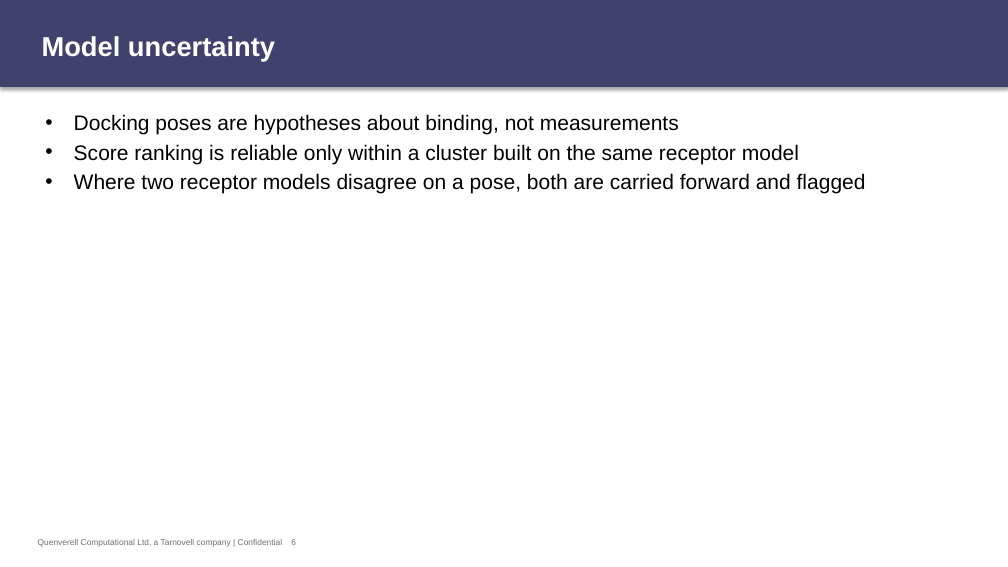
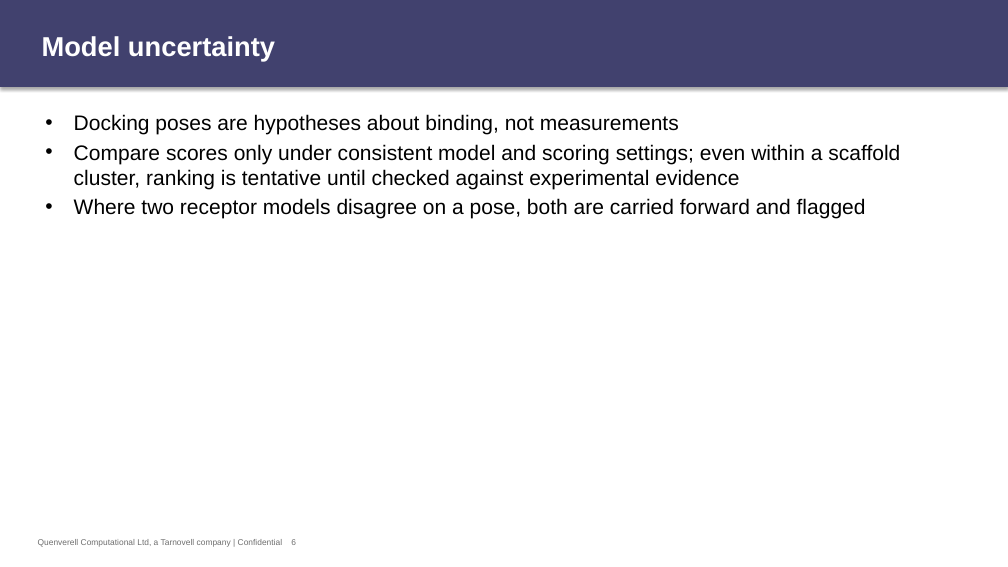
Before and after one commit to 60xAI/portco-mock-dataset, a slide deck: slide 6 of output/archive/Archive/Users/cstrachan_old_laptop/partnerships/2020/Copy of dmpk-handoff-workflow-v2.pptx. Drawn at 1008x567 pixels with LibreOffice and Linux fonts; fonts in the diff are those of the drawing. Boxes give left, top, right and bottom in pixels: in the first picture for what was removed or moved away, otherwise in the second. Text is boxed around its words. In the diff, an @@ line names an element or a change of style, - is before the commit and + after.

```diff
--- a/output/archive/Archive/Users/cstrachan_old_laptop/partnerships/2020/Copy of dmpk-handoff-workflow-v2.pptx
+++ b/output/archive/Archive/Users/cstrachan_old_laptop/partnerships/2020/Copy of dmpk-handoff-workflow-v2.pptx
@@ text at (74,144,900,189): text changed @@
-• Score ranking is reliable only within a cluster built on the same receptor model
+• Compare scores only under consistent model and scoring settings; even within a scaffold cluster, ranking is tentative until checked against experimental evidence
```
Also in this commit, not shown: 1 other slide changed, 1 other file.
